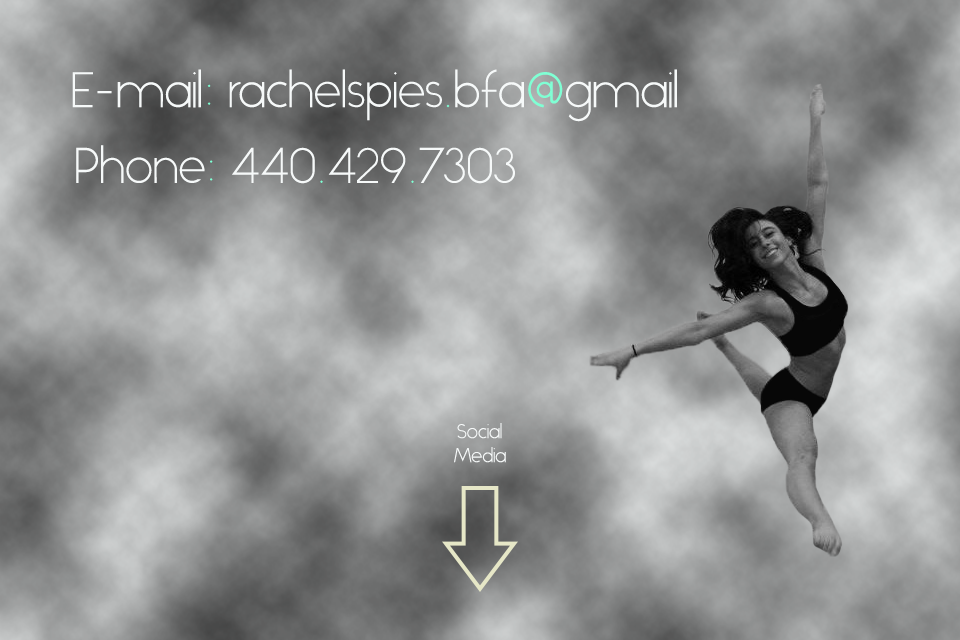
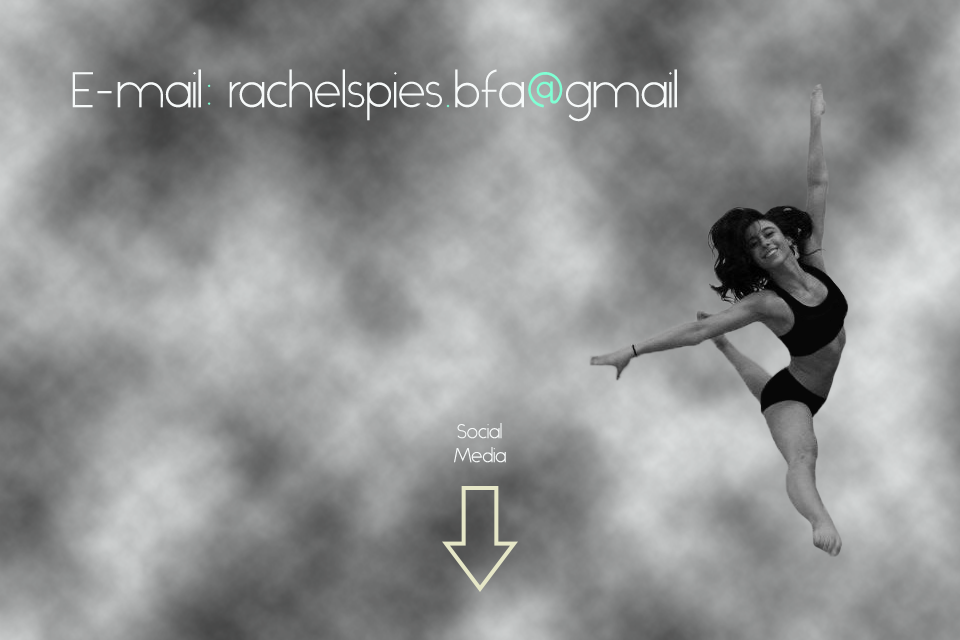
Layered file, before and after one edit (960 x 640). Changes by layer:
removed layer "Phone: 440.429.7303" over <box>76,145,515,184</box>
painted on "Layer 1" over <box>589,84,818,381</box>
